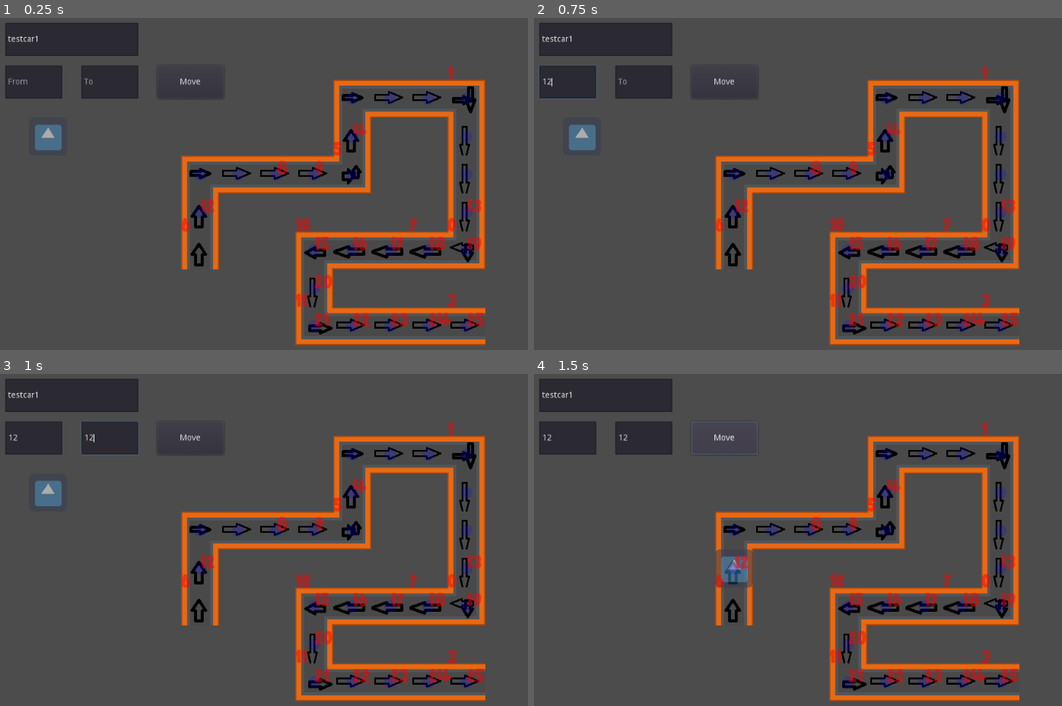
Above: before the commit, frames 1-4 (two rows, left to right).
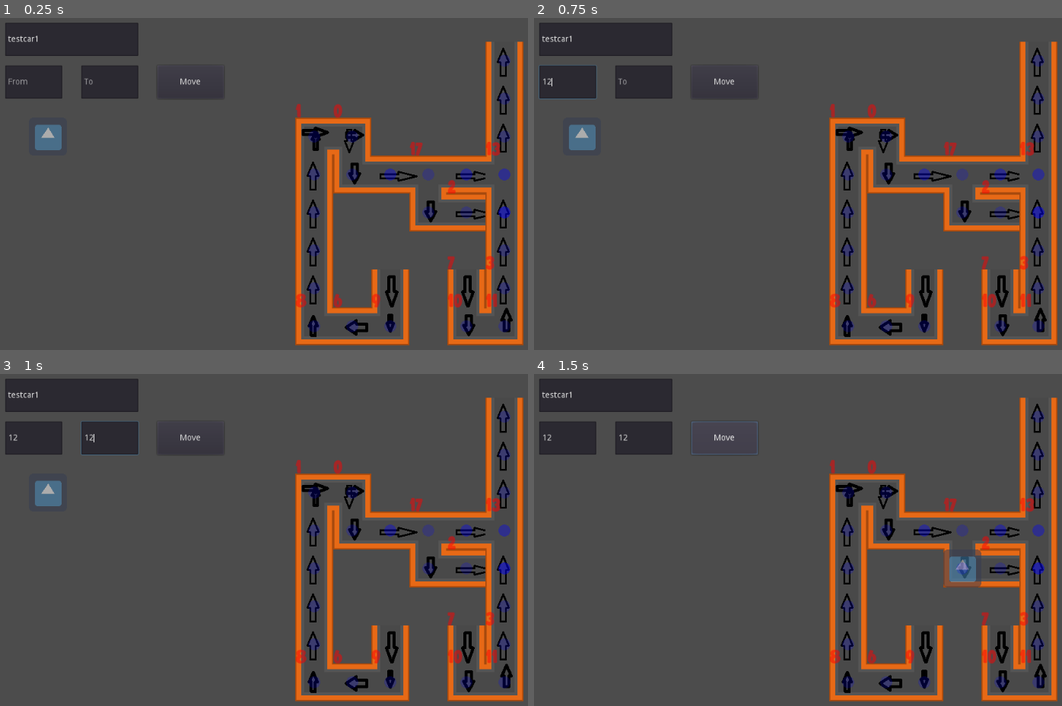
Above: after the commit, the same moments.

Repository: hodgej/TransportGame
Game: Godot game, scene res://scenes/main.tscn
Two runs of this game, one before a commit and one after it. Both use one fixed random seed, a clock stepped at 60 frames per second and the inputs below. The engine's default icon, where the game draws it, is replaced by a stand-in: a white triangle on a blue panel in a dark square.
Inputs (mouse positions are in pixels of both pictures, inside the frame that each line leads up to):
- Up to frame 1 (0.25 s): no input
- Up to frame 2 (0.75 s): click (565, 81) at 0.52 s; type "12" at 0.6 s
- Up to frame 3 (1 s): click (110, 437) at 0.75 s; type "12" at 0.83 s
- Up to frame 4 (1.5 s): click "Move" at 1.25 s

The runs differ from the first frame. In frame 1, 16% of the frame differs, in the area x 34-100%, y 7-99%; in frame 2, 16%; in frame 3, 16%; in frame 4, 17%.

Commit message:
intersections added

Diff:
--- a/scenes/main.tscn
+++ b/scenes/main.tscn
@@ -8,7 +8,7 @@
 [node name="main" type="Node2D"]
 
 [node name="tileRoads" parent="." instance=ExtResource( 1 )]
-tile_data = PoolIntArray( -196607, -1610612728, 0, -196606, -1610612733, 0, -196605, -1610612733, 0, -196604, -1610612735, 0, -131071, -1610612730, 0, -131068, -1610612734, 0, -3, -1610612728, 0, -2, -1610612733, 0, -1, -1610612733, 0, -65536, -1610612733, 0, -65535, -1610612731, 0, -65532, -1610612734, 0, 65533, -1610612730, 0, 4, -1610612734, 0, 131069, -1610612730, 0, 65536, -1610612726, 0, 65537, -1610612729, 0, 65538, -1610612729, 0, 65539, -1610612729, 0, 65540, -1610612736, 0, 131072, -1610612734, 0, 196608, -1610612725, 0, 196609, -1610612733, 0, 196610, -1610612733, 0, 196611, -1610612733, 0, 196612, -1610612733, 0, 393221, -1610612734, 0 )
+tile_data = PoolIntArray( -262139, 3, 0, -196603, 3, 0, -131072, 1, 0, -131071, 0, 0, -131067, 3, 0, -65536, 3, 0, -65535, 10, 0, -65534, 2, 0, -65533, 17, 0, -65532, 2, 0, -65531, 13, 0, 0, 3, 0, 3, 10, 0, 4, 2, 0, 5, 3, 0, 65536, 3, 0, 65541, 3, 0, 131072, 3, 0, 131074, 7, 0, 131076, 7, 0, 131077, 3, 0, 196608, 8, 0, 196609, 6, 0, 196610, 9, 0, 196612, 10, 0, 196613, 11, 0 )
 
 [node name="testcar1" parent="." instance=ExtResource( 4 )]
 position = Vector2( -416, -96 )
--- a/scenes/nav.gd
+++ b/scenes/nav.gd
@@ -2,26 +2,29 @@
 
 onready var tileRoads = get_node("../tileRoads")
 onready var debugUI = get_node("../debugUI")
-
 
 var astar = AStar2D.new()
 
 var nodes = {} #contains the vector location of a cell matched with its id
 
 var spotCheckList = {
-					1:[Vector2(0, 1)], #up to down right
-					0:[Vector2(-1,0)], #left to up
-					2:[Vector2(0, 1)], # down
-					3:[Vector2(1,0)], # right straight
+					1:[Vector2(1, 0)], #up to down right
+					0:[Vector2(0,1)], #left to up
+					2:[Vector2(1,0)], # down
+					3:[Vector2(0,-1)], # right straight
 					4:[Vector2(0,1)], #right to down
 					5:[Vector2(0,-1)], #left to up
-					6:[Vector2(0,-1)], #up
-					7:[Vector2(-1, 0 )], #left
-					8:[Vector2(1,0)], #down to right
-					9:[Vector2(0, 1)], #right to up
-					10:[Vector2(0,1)], #right to down
-					11:[Vector2(1,0)] #up to right
-
+					6:[Vector2(-1,0)], #up
+					7:[Vector2(0, 1 )], #left
+					8:[Vector2(0,-1)], #down to right
+					9:[Vector2(-1,0)], #right to up
+					10:[Vector2(1,0)], #right to down
+					11:[Vector2(0,-1)], #up to right
+					12:[Vector2(0,1), Vector2(0,-1), Vector2(1,0)], #3 way up right down
+					13:[Vector2(0,1), Vector2(0,-1), Vector2(-1,0)],
+					15:[Vector2(1,0), Vector2(0,-1), Vector2(-1,0)],
+					16:[Vector2(1,0), Vector2(-1,0), Vector2(0,1), Vector2(0,-1)],
+					17:[Vector2(1,0), Vector2(-1,0), Vector2(0,1)],
 					}
 
 # later, we can make an "acceptor" list, which would disallow access
@@ -34,7 +37,6 @@
 	populateGraph()
 
 
-
 func initNodes():
 	#assign every existing cell a unique id
 	var currentIndx = 0
@@ -43,8 +45,6 @@
 
 		astar.add_point(currentIndx, Vector2(0,0), 0) #default position til updated
 		currentIndx += 1
-
-#	print(nodes)
 
 
 func populateGraph():
@@ -80,7 +80,7 @@
 				#for debug
 				var positionInWorld = (tileRoads.map_to_world(cellFound) + Vector2(32,32))
 				debugUI.spots.append(positionInWorld)
-				debugUI.textToDraw[cellFoundID] = positionInWorld
+				#debugUI.textToDraw[cellFoundID] = positionInWorld
 
 				connections.append(cellFound) #adds location of found cell to connections
 
--- a/scenes/tileRoads.tscn
+++ b/scenes/tileRoads.tscn
@@ -1,8 +1,9 @@
-[gd_scene load_steps=5 format=2]
+[gd_scene load_steps=6 format=2]
 
 [ext_resource path="res://GFX/tilesheetarrowflip.png" type="Texture" id=1]
 [ext_resource path="res://scenes/tileRoads.gd" type="Script" id=2]
 [ext_resource path="res://GFX/tilesheet_complete.png" type="Texture" id=3]
+[ext_resource path="res://GFX/intersections.png" type="Texture" id=4]
 
 [sub_resource type="TileSet" id=1]
 0/name = "1"
@@ -173,6 +174,76 @@
 11/shape_one_way_margin = 0.0
 11/shapes = [  ]
 11/z_index = 0
+12/name = "intersections.png 12"
+12/texture = ExtResource( 4 )
+12/tex_offset = Vector2( 0, 0 )
+12/modulate = Color( 1, 1, 1, 1 )
+12/region = Rect2( 192, 320, 64, 64 )
+12/tile_mode = 0
+12/occluder_offset = Vector2( 0, 0 )
+12/navigation_offset = Vector2( 0, 0 )
+12/shape_offset = Vector2( 0, 0 )
+12/shape_transform = Transform2D( 1, 0, 0, 1, 0, 0 )
+12/shape_one_way = false
+12/shape_one_way_margin = 0.0
+12/shapes = [  ]
+12/z_index = 0
+13/name = "intersections.png 13"
+13/texture = ExtResource( 4 )
+13/tex_offset = Vector2( 0, 0 )
+13/modulate = Color( 1, 1, 1, 1 )
+13/region = Rect2( 256, 320, 64, 64 )
+13/tile_mode = 0
+13/occluder_offset = Vector2( 0, 0 )
+13/navigation_offset = Vector2( 0, 0 )
+13/shape_offset = Vector2( 0, 0 )
+13/shape_transform = Transform2D( 1, 0, 0, 1, 0, 0 )
+13/shape_one_way = false
+13/shape_one_way_margin = 0.0
+13/shapes = [  ]
+13/z_index = 0
+15/name = "intersections.png 15"
+15/texture = ExtResource( 4 )
+15/tex_offset = Vector2( 0, 0 )
+15/modulate = Color( 1, 1, 1, 1 )
+15/region = Rect2( 256, 256, 64, 64 )
+15/tile_mode = 0
+15/occluder_offset = Vector2( 0, 0 )
+15/navigation_offset = Vector2( 0, 0 )
+15/shape_offset = Vector2( 0, 0 )
+15/shape_transform = Transform2D( 1, 0, 0, 1, 0, 0 )
+15/shape_one_way = false
+15/shape_one_way_margin = 0.0
+15/shapes = [  ]
+15/z_index = 0
+16/name = "intersections.png 16"
+16/texture = ExtResource( 4 )
+16/tex_offset = Vector2( 0, 0 )
+16/modulate = Color( 1, 1, 1, 1 )
+16/region = Rect2( 448, 384, 64, 64 )
+16/tile_mode = 0
+16/occluder_offset = Vector2( 0, 0 )
+16/navigation_offset = Vector2( 0, 0 )
+16/shape_offset = Vector2( 0, 0 )
+16/shape_transform = Transform2D( 1, 0, 0, 1, 0, 0 )
+16/shape_one_way = false
+16/shape_one_way_margin = 0.0
+16/shapes = [  ]
+16/z_index = 0
+17/name = "intersections.png 17"
+17/texture = ExtResource( 4 )
+17/tex_offset = Vector2( 0, 0 )
+17/modulate = Color( 1, 1, 1, 1 )
+17/region = Rect2( 192, 256, 64, 64 )
+17/tile_mode = 0
+17/occluder_offset = Vector2( 0, 0 )
+17/navigation_offset = Vector2( 0, 0 )
+17/shape_offset = Vector2( 0, 0 )
+17/shape_transform = Transform2D( 1, 0, 0, 1, 0, 0 )
+17/shape_one_way = false
+17/shape_one_way_margin = 0.0
+17/shapes = [  ]
+17/z_index = 0
 
 [node name="tileRoads" type="TileMap"]
 tile_set = SubResource( 1 )
Binary file added: GFX/Arialn.ttf
Binary file added: GFX/intersections.png
Not shown, added: GFX/intersections.png.import
